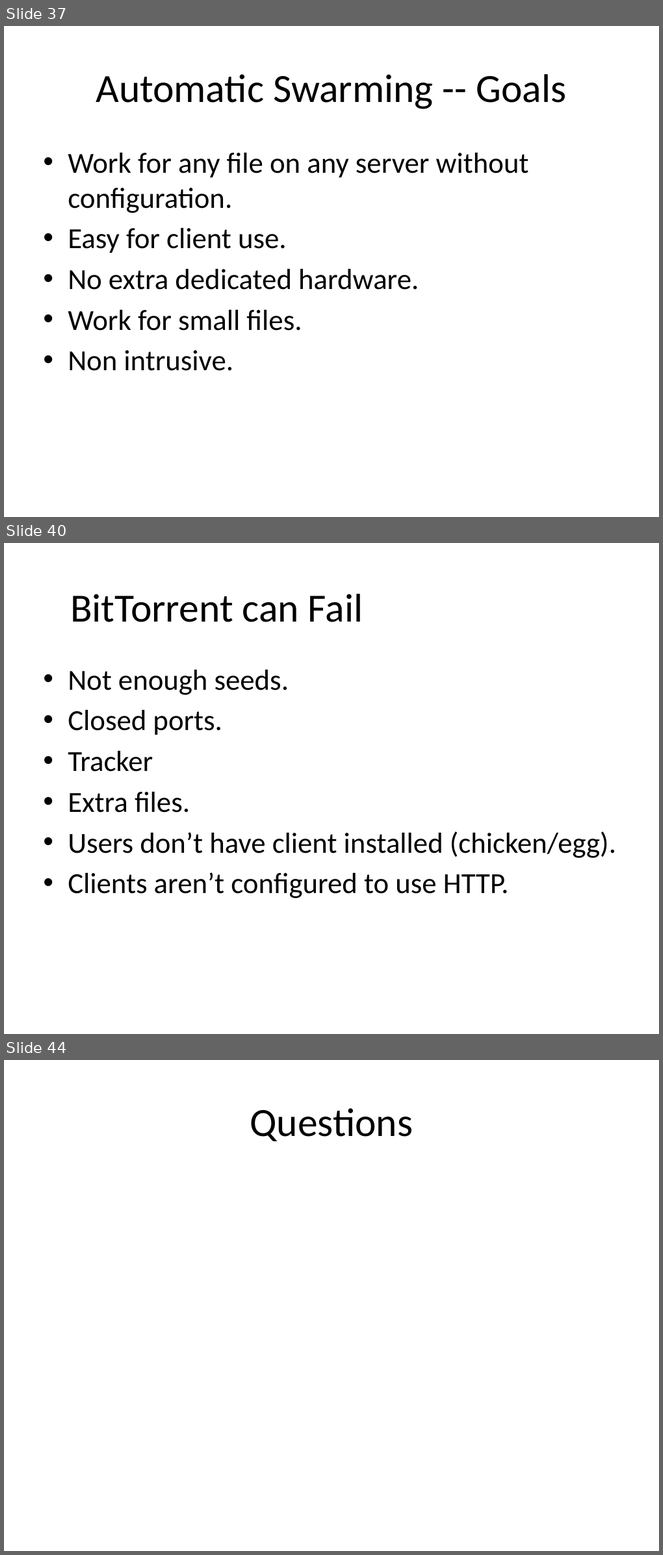
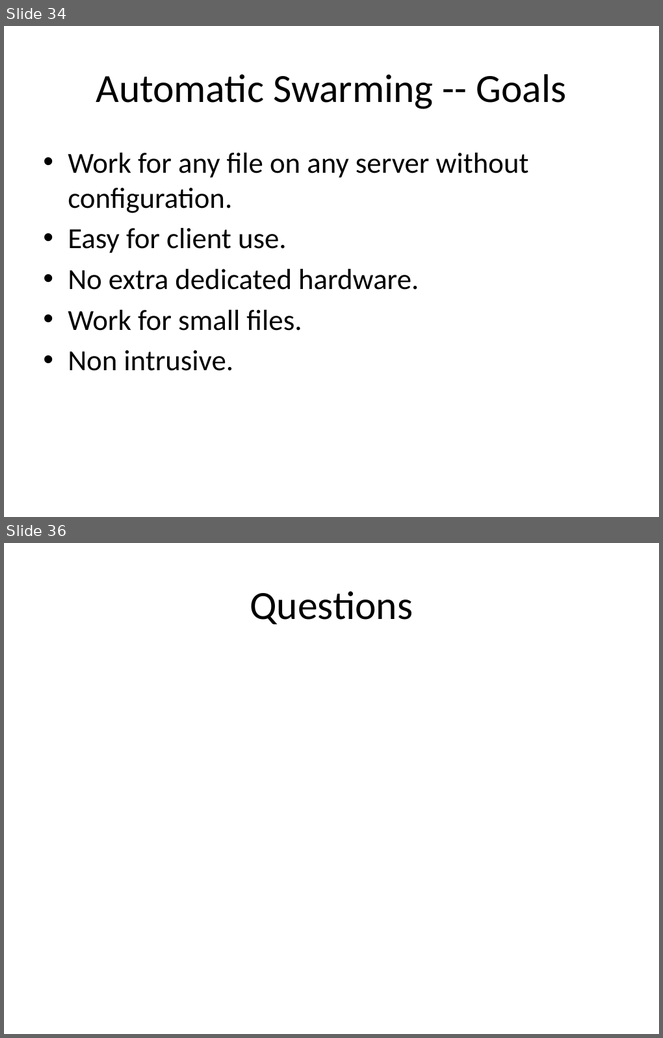
Before and after one commit to rdp/p2pwebclient, a slide deck: thesis_presentation/How to Make the Internet Faster.pptx. Shown one above the other, each under a label of ours: slides 37, 40 and 44 before the commit, slides 34 and 36 after it; the slides between them are not shown. The pictures are 663x1555 and 663x1038 pixels, drawn with LibreOffice and Linux fonts; fonts in the diff are those of the drawing. Boxes give left, top, right and bottom in pixels: in the first picture for what was removed or moved away, otherwise in the second. Text is boxed around its words. In the diff, an @@ line names an element or a change of style, - is before the commit and + after.

```diff
--- a/thesis_presentation/How to Make the Internet Faster.pptx
+++ b/thesis_presentation/How to Make the Internet Faster.pptx
@@ slide 40 removed at <box>4,543,659,1034</box>, background #FFFFFF @@
@@ title removed at <box>70,594,363,622</box> @@
-BitTorrent can Fail
@@ text removed at <box>68,670,616,899</box> @@
-• Not enough seeds.
-• Closed ports.
-• Tracker
-• Extra files.
-• Users don’t have client installed (chicken/egg).
-• Clients aren’t configured to use HTTP.
@@ what was slide 37 is now slide 34 @@
@@ what was slide 44 is now slide 36 @@
```
Also in this commit, not shown: 11 slides changed, 1 slide added, 8 other slides removed.
